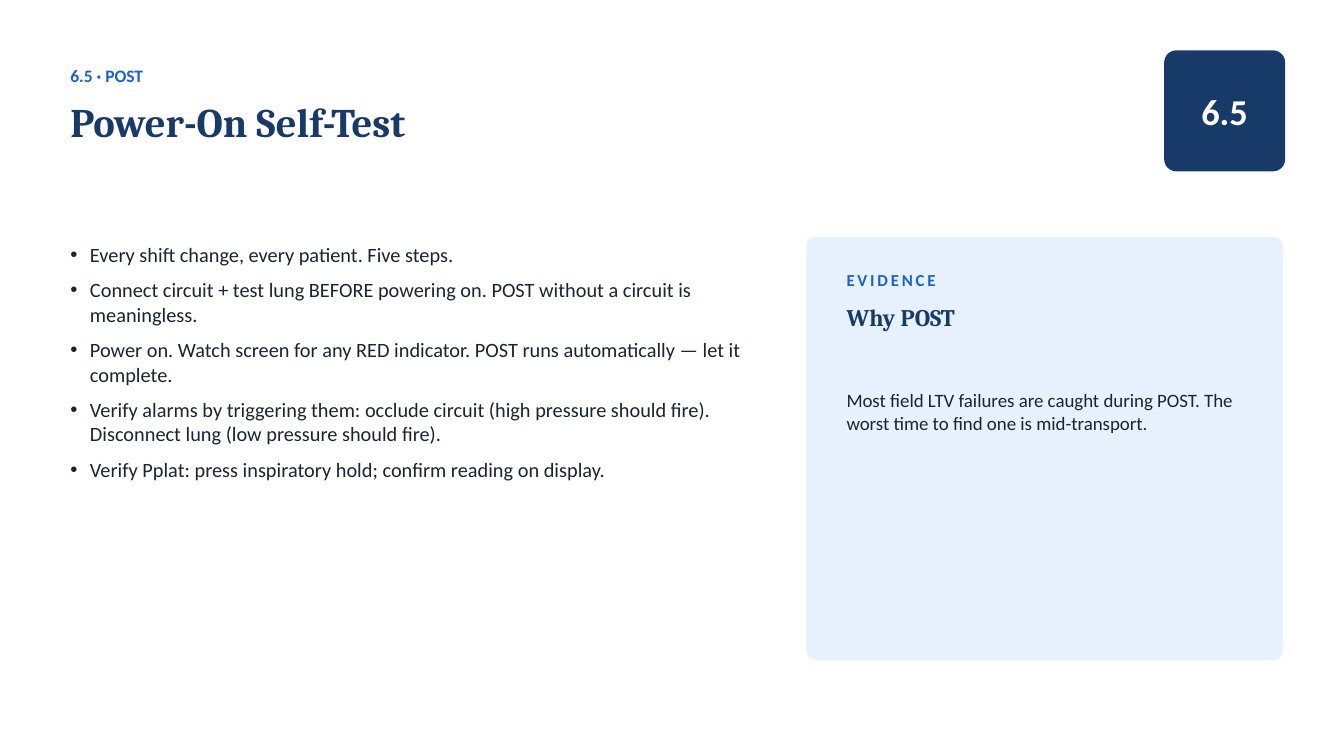
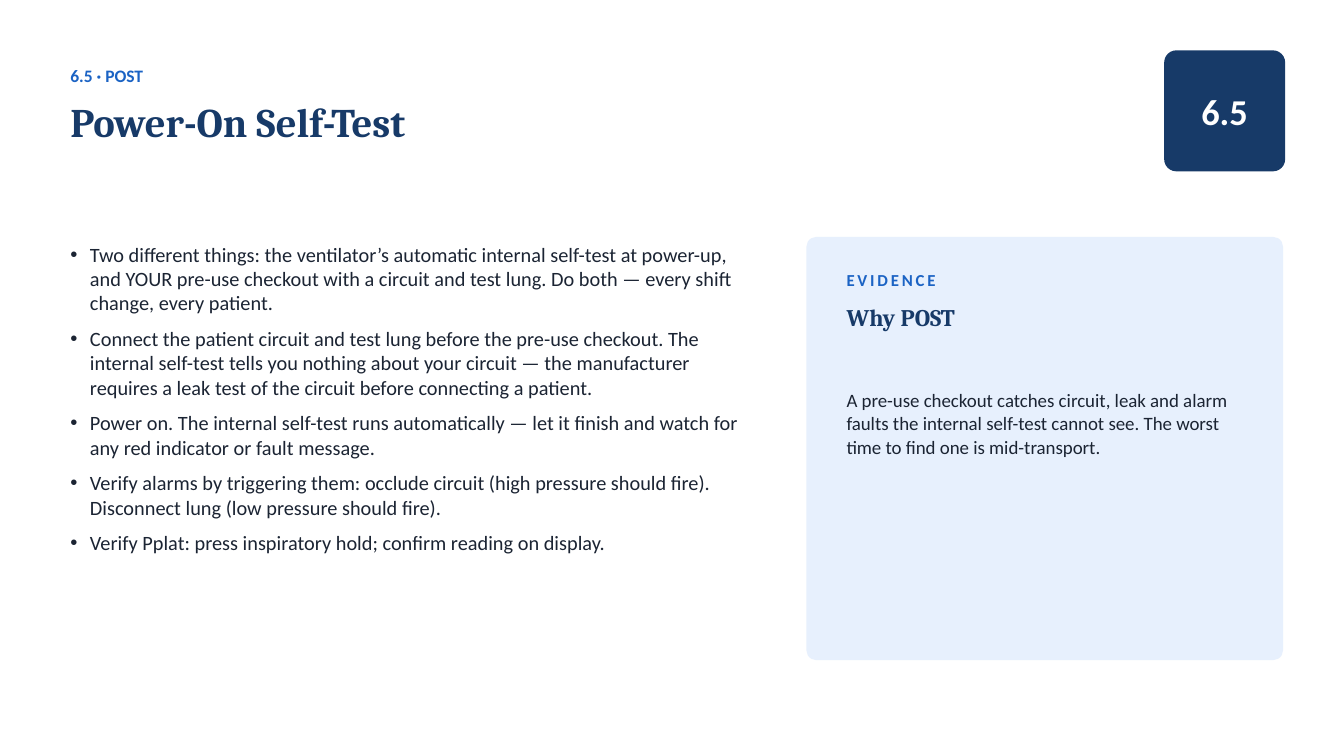
Before and after one commit to amr-kc-protocols/CES, a slide deck: slide 81 of public/decks/ventilator-academy-full-course.pptx. Drawn at 1344x756 pixels with LibreOffice and Linux fonts; fonts in the diff are those of the drawing. Boxes give left, top, right and bottom in pixels: in the first picture for what was removed or moved away, otherwise in the second. Text is boxed around its words. In the diff, an @@ line names an element or a change of style, - is before the commit and + after.

```diff
--- a/public/decks/ventilator-academy-full-course.pptx
+++ b/public/decks/ventilator-academy-full-course.pptx
@@ text at [90,248,738,459]: text changed @@
-• Every shift change, every patient. Five steps.
-• Connect circuit + test lung BEFORE powering on. POST without a circuit is meaningless.
-• Power on. Watch screen for any RED indicator. POST runs automatically — let it complete.
+• Two different things: the ventilator’s automatic internal self-test at power-up, and YOUR pre-use checkout with a circuit and test lung. Do both — every shift change, every patient.
+• Connect the patient circuit and test lung before the pre-use checkout. The internal self-test tells you nothing about your circuit — the manufacturer requires a leak test of the circuit before connecting a patient.
+• Power on. The internal self-test runs automatically — let it finish and watch for any red indicator or fault message.
@@ text at [847,394,1227,457]: text changed @@
-Most field LTV failures are caught during POST. The worst time to find one is mid-transport.
+A pre-use checkout catches circuit, leak and alarm faults the internal self-test cannot see. The worst time to find one is mid-transport.
```
Also in this commit, not shown: 27 other slides changed, 2 slides added.
